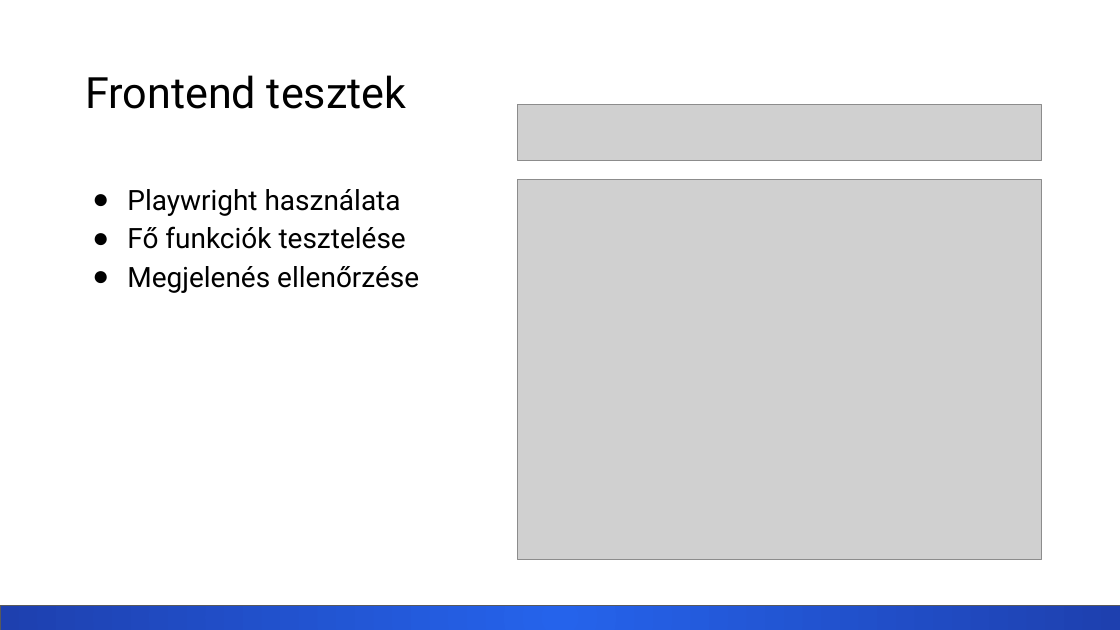
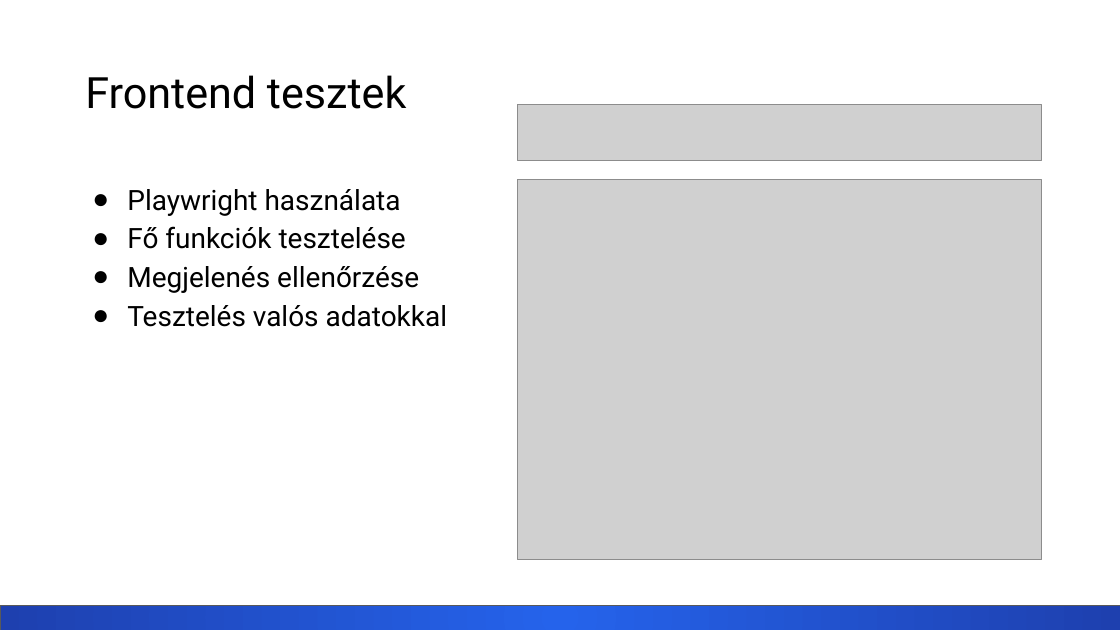
Before and after one commit to nagygabor123/vizsgaremek, a slide deck: slide 9 of Dokumentacio/Eloadas.pptx. Drawn at 1120x630 pixels with LibreOffice and Linux fonts; fonts in the diff are those of the drawing; grey boxes stand for pictures. Boxes give left, top, right and bottom in pixels: in the first picture for what was removed or moved away, otherwise in the second. Text is boxed around its words. In the diff, an @@ line names an element or a change of style, - is before the commit and + after.

Commit message:
ppt2

```diff
--- a/Dokumentacio/Eloadas.pptx
+++ b/Dokumentacio/Eloadas.pptx
@@ text at (127, 305, 447, 327): paragraph added @@
+● Tesztelés valós adatokkal
```
